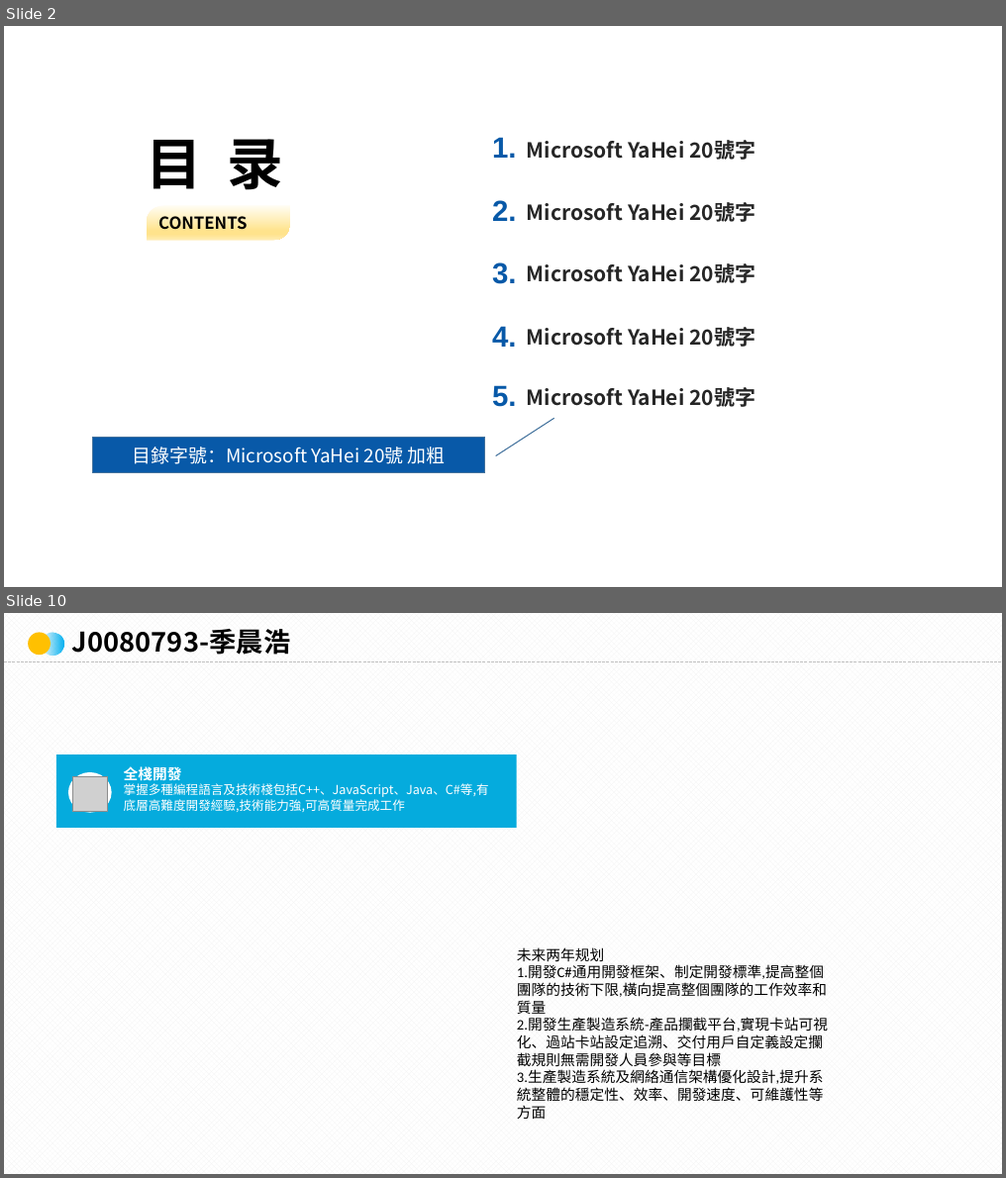
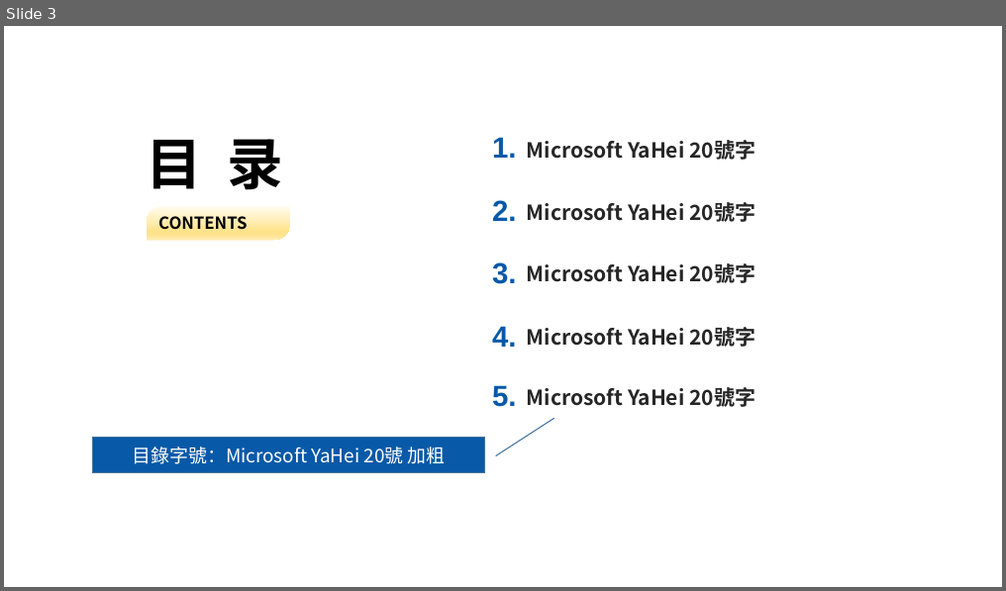
Before and after one commit to NoBug4Ever/work_files, a slide deck: J0080793.pptx. Shown one above the other, each under a label of ours: slides 2 and 10 before the commit, slide 3 after it; the slides between them are not shown. The pictures are 1006x1178 and 1006x591 pixels, drawn with LibreOffice and Linux fonts; fonts in the diff are those of the drawing; grey boxes stand for pictures; background and template pictures are left out. Boxes give left, top, right and bottom in pixels: in the first picture for what was removed or moved away, otherwise in the second. Text is boxed around its words. In the diff, an @@ line names an element or a change of style, - is before the commit and + after.

```diff
--- a/J0080793.pptx
+++ b/J0080793.pptx
@@ slide 10 removed at (4, 613, 1002, 1174), background pattern #F2F2F2 on #FFFFFF @@
@@ ellipse removed at (28, 633, 51, 655) @@
@@ ellipse removed at (41, 633, 63, 655) @@
@@ text removed at (72, 629, 290, 655) @@
-J0080793-季晨浩
@@ line removed from (4, 663) to (1002, 663) @@
@@ group removed at (56, 755, 517, 828): 1 rectangle, 1 text, 1 ellipse, 1 picture @@
-全棧開發
-掌握多種編程語言及技術棧包括C++、JavaScript、Java、C#等,有底層高難度開發經驗,技術能力強,可高質量完成工作
@@ text removed at (517, 948, 828, 1119) @@
-未来两年规划
-1.開發C#通用開發框架、制定開發標準,提高整個團隊的技術下限,橫向提高整個團隊的工作效率和質量
-2.開發生產製造系統-產品攔截平台,實現卡站可視化、過站卡站設定追溯、交付用戶自定義設定攔截規則無需開發人員參與等目標
-3.生產製造系統及網絡通信架構優化設計,提升系統整體的穩定性、效率、開發速度、可維護性等方面
@@ what was slide 2 is now slide 3 @@
```
Also in this commit, not shown: 2 slides added, 7 other slides removed, 2 other files.
